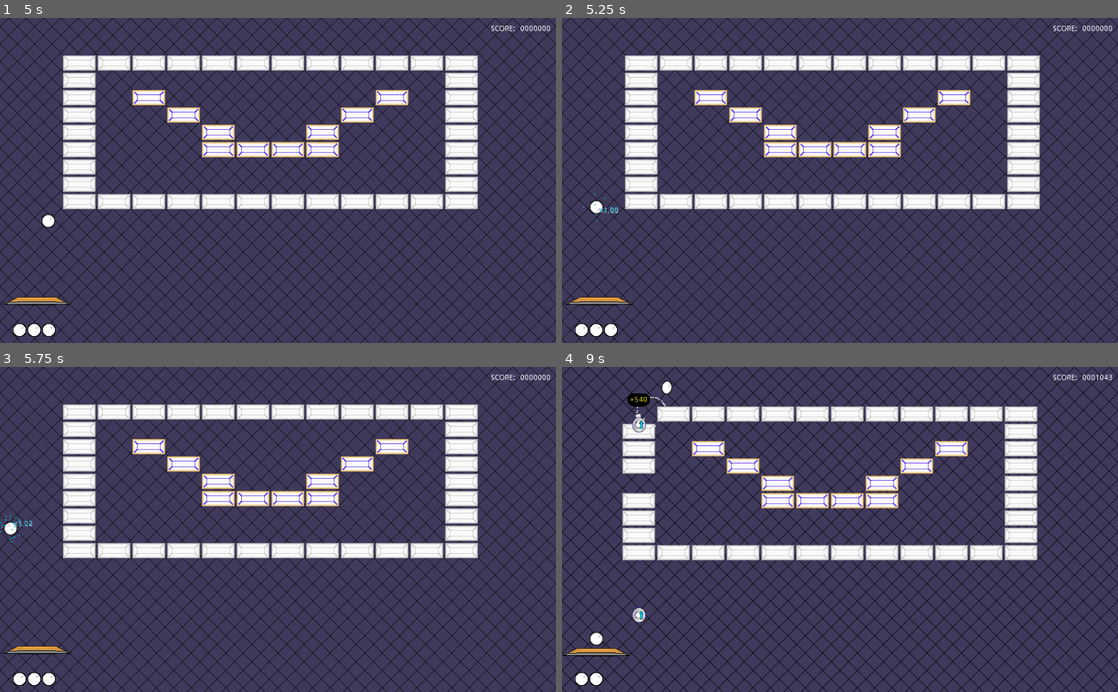
Above: before the commit, frames 1-4 (two rows, left to right).
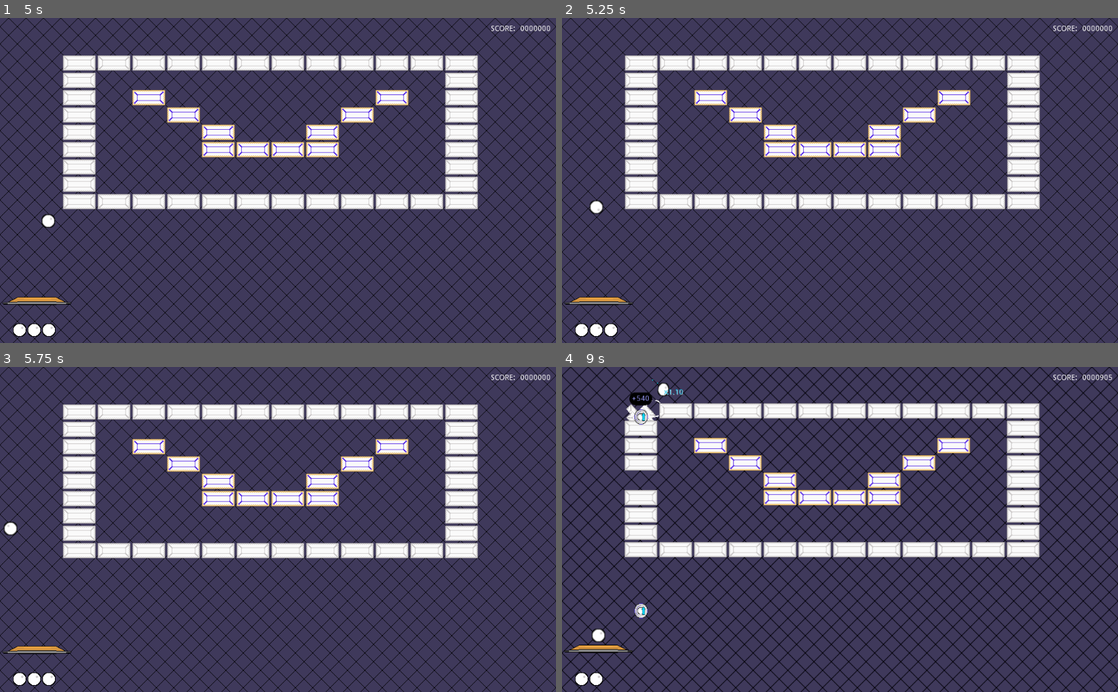
Above: after the commit, the same moments.

Repository: Anatolij-Grigorjev/Breakout4Godot
Game: Godot game, scene res://BreakoutGame.tscn
Two runs of this game, one before a commit and one after it. Both use one fixed random seed, a clock stepped at 60 frames per second and the inputs below.
Inputs (mouse positions are in pixels of both pictures, inside the frame that each line leads up to):
- Up to frame 1 (5 s): tap Enter (ui_accept) at 0.5, 0.77, 2, 3.5, 3.77 s; move the mouse to (250, 245) at 0.52 s; hold Up (paddle_ball_speedup) 0.53-1.25 s; tap Space (paddle_launch_ball) at 0.6, 3.6 s; click (250, 245) at 0.67 s; drag from (444, 229) to (250, 245) at 1.27 s; move the mouse to (111, 131) at 2.02 s; hold Left (paddle_left) 2.03-2.75 s; tap Alt at 2.1 s; drag from (305, 180) to (111, 131) at 2.77 s; move the mouse to (194, 99) at 3.52 s; hold Left (paddle_left) 3.53-4.25 s; drag from (400, 164) to (194, 99) at 4.27 s
- Up to frame 2 (5.25 s): move the mouse to (728, 196) at 5.02 s; hold Up (paddle_ball_speedup) from 5.03 s (still down); tap Alt at 5.1 s; click (728, 196) at 5.17 s
- Up to frame 3 (5.75 s): keep holding Up (paddle_ball_speedup)
- Up to frame 4 (9 s): release Up (paddle_ball_speedup) at 5.75 s; drag from (895, 458) to (728, 545) at 5.77 s; move the mouse to (812, 594) at 6.52 s; hold Right (paddle_right) 6.53-7.25 s; tap Space (paddle_launch_ball) at 6.6 s; tap Enter (ui_accept) at 6.77 s; drag from (1006, 578) to (639, 519) at 7.27 s; move the mouse to (673, 480) at 8.02 s; hold Left (paddle_left) 8.03-8.75 s; tap Alt at 8.1 s; drag from (867, 529) to (673, 480) at 8.77 s

Frame 1 is identical in both runs. In frame 2, less than 0.1% of the frame differs, in the area x 3-11%, y 53-63%; in frame 3, less than 0.1%; in frame 4, 11%, in the area x 0-99%, y 2-90%.

Commit message:
remove continuous glow effects and move

Diff:
--- a/game/BreakoutGame.gd
+++ b/game/BreakoutGame.gd
@@ -47,9 +47,6 @@
 	bricks.connect("map_cleared", self, "_on_bricksmap_cleared")
 	ballLossArea.connect("ball_fell", self, "_on_ball_fallen")
 
-	paddle.connect("ball_speedup_requested", self, "_on_paddle_ball_speedup_requested")
-	paddle.connect("ball_speedup_started", self, "_on_paddle_ball_speedup_started")
-	paddle.connect("ball_speedup_ended", self, "_on_paddle_ball_speedup_ended")
 	paddle.connect("request_launch_ball", self, "_on_paddle_new_ball_requested")
 
 	var dropConfigPoints = ScenePowerupConfig.new(PowerupPointsScn, self, "_should_points_drop")
@@ -146,35 +143,6 @@
 		bg.do_pulse(ball.currentSpeedupCoef())
 
 
-func _on_paddle_ball_speedup_requested():
-
-	var active_balls = _get_active_balls()
-
-	for ball in active_balls:
-		if ball.is_at_max_speed() or paddle.ballRef == ball:
-			ball.stop_glowing()
-			continue
-		ball.speedup_ball_by_amount(ball.speed_additive_for_coef(1.01))
-
-
-func _on_paddle_ball_speedup_started():
-
-	var active_balls = _get_active_balls()
-
-	for ball in active_balls:
-		if ball.is_at_max_speed() or paddle.ballRef == ball:
-			continue
-		ball.glow()
-
-
-func _on_paddle_ball_speedup_ended():
-
-	var active_balls = _get_active_balls()
-
-	for ball in active_balls:
-		ball.stop_glowing()
-
-
 
 func _on_brick_damaged(tile_idx: Vector2, old_type: int, new_type: int):
 	print("brick at %s changed type: %s -> %s" % [tile_idx, old_type, new_type])
@@ -234,7 +202,7 @@
 
 	_add_flashing_text_above_paddle(paddle.global_position - Vector2(-50, 15), "+x%s" % speedup_coef)
 	for ball in _get_active_balls():
-		ball.glow_once()
+		ball.glow_blue()
 		ball.speedup_ball_by_amount(ball.speed_additive_for_coef(speedup_coef))
 
 
@@ -245,7 +213,7 @@
 
 	_add_flashing_text_above_paddle(paddle.global_position - Vector2(-50, 15), "-x%s" % slowdown_coef)
 	for ball in _get_active_balls():
-		ball.glow_once_red()
+		ball.glow_red()
 		ball.speedup_ball_by_amount(-ball.speed_additive_for_coef(slowdown_coef))
 
 
--- a/game/ball/Ball.gd
+++ b/game/ball/Ball.gd
@@ -25,6 +25,7 @@
 var currentSpeed setget _set_current_speed_and_broadcast
 var currentSpinRadians
 var colliderSize: Vector2
+
 
 func _ready():
 	reset_speed()
@@ -71,39 +72,28 @@
 	_handle_potential_collision(collision)
 
 
-func glow():
-	glow_anim.play("glow_blue")
-	$CPUParticles2D.emitting = true
-	coef_label.visible = true
-	coef_label.get_node("AnimationPlayer").play("raising")
-
-
-func glow_once():
-	glow()
-	yield(get_tree().create_timer(coef_label.get_node("AnimationPlayer").get_animation("raising").length), "timeout")
-	stop_glowing()
+func glow_blue():
+	_glow_with_particles_and_label("glow_blue", $CPUParticles2DBlue, "raising")
 
 
 func glow_red():
-	glow_anim.play("glow_red")
-	$CPUParticles2DRed.emitting = true
-	coef_label.visible = true
-	coef_label.get_node("AnimationPlayer").play("lowering")
+	_glow_with_particles_and_label("glow_red", $CPUParticles2DRed, "lowering")
 
 
-func glow_once_red():
-	glow_red()
-	yield(get_tree().create_timer(coef_label.get_node("AnimationPlayer").get_animation("lowering").length), "timeout")
-	stop_glowing()
+func _glow_with_particles_and_label(glow_anim_name, particles_node, label_anim_name):
+	glow_anim.play(glow_anim_name)
+	particles_node.emitting = true
+	coef_label.visible = true
+	coef_label.get_node("AnimationPlayer").play(label_anim_name)
 
 
-func stop_glowing():
+
+## called by animation track to end glowing
+func _stop_glowing():
 	glow_anim.stop()
-	$CPUParticles2D.emitting = false
+	$CPUParticles2DBlue.emitting = false
 	$CPUParticles2DRed.emitting = false
 	$Sprite/GlowFX.material.set_shader_param("outline_width", 0.0)
-	coef_label.get_node("AnimationPlayer").stop()
-	yield(get_tree().create_timer(1.0), "timeout")
 	coef_label.visible = false
 
 
@@ -131,6 +121,7 @@
 		hit_ball_sparks.fireNextParticleSystem(collision.position)
 
 	if collision.collider.is_in_group("bricks"):
+		glow_blue()
 		speedup_ball()
 		anim.play("hit-squish")
 		var tilemap: BricksMap = collision.collider as BricksMap
--- a/game/ball/Ball.tscn
+++ b/game/ball/Ball.tscn
@@ -221,7 +221,7 @@
 
 [sub_resource type="Animation" id=14]
 resource_name = "lowering"
-loop = true
+length = 0.7
 tracks/0/type = "value"
 tracks/0/path = NodePath(".:rect_position")
 tracks/0/interp = 1
@@ -229,7 +229,7 @@
 tracks/0/imported = false
 tracks/0/enabled = true
 tracks/0/keys = {
-"times": PoolRealArray( 0, 1 ),
+"times": PoolRealArray( 0, 0.5 ),
 "transitions": PoolRealArray( 1, 1 ),
 "update": 0,
 "values": [ Vector2( 0, -25 ), Vector2( 0, 5 ) ]
@@ -258,10 +258,24 @@
 "update": 0,
 "values": [ Color( 1, 1, 1, 1 ) ]
 }
+tracks/3/type = "method"
+tracks/3/path = NodePath("..")
+tracks/3/interp = 1
+tracks/3/loop_wrap = true
+tracks/3/imported = false
+tracks/3/enabled = true
+tracks/3/keys = {
+"times": PoolRealArray( 0.7 ),
+"transitions": PoolRealArray( 1 ),
+"values": [ {
+"args": [  ],
+"method": "_stop_glowing"
+} ]
+}
 
 [sub_resource type="Animation" id=12]
 resource_name = "raising"
-loop = true
+length = 0.7
 tracks/0/type = "value"
 tracks/0/path = NodePath(".:rect_position")
 tracks/0/interp = 1
@@ -269,7 +283,7 @@
 tracks/0/imported = false
 tracks/0/enabled = true
 tracks/0/keys = {
-"times": PoolRealArray( 0, 1 ),
+"times": PoolRealArray( 0, 0.5 ),
 "transitions": PoolRealArray( 1, 1 ),
 "update": 0,
 "values": [ Vector2( 0, 5 ), Vector2( 0, -25 ) ]
@@ -298,6 +312,20 @@
 "update": 0,
 "values": [ Color( 1, 1, 1, 1 ) ]
 }
+tracks/3/type = "method"
+tracks/3/path = NodePath("..")
+tracks/3/interp = 1
+tracks/3/loop_wrap = true
+tracks/3/imported = false
+tracks/3/enabled = true
+tracks/3/keys = {
+"times": PoolRealArray( 0.7 ),
+"transitions": PoolRealArray( 1 ),
+"values": [ {
+"args": [  ],
+"method": "_stop_glowing"
+} ]
+}
 
 [sub_resource type="Animation" id=16]
 length = 0.001
@@ -398,7 +426,7 @@
 material = SubResource( 6 )
 texture = ExtResource( 1 )
 
-[node name="CPUParticles2D" type="CPUParticles2D" parent="."]
+[node name="CPUParticles2DBlue" type="CPUParticles2D" parent="."]
 emitting = false
 amount = 25
 lifetime = 0.75
--- a/game/paddle/Paddle.gd
+++ b/game/paddle/Paddle.gd
@@ -27,7 +27,6 @@
 onready var paddle_hit_sparks = $PaddleHitSparks
 onready var tween: Tween = $Tween
 onready var ballPosition: Position2D = $BallPosition
-onready var cooldownTimer: Timer = $Timer
 onready var leftBumperEndPos: Position2D = $LeftBumperEnd
 onready var rightBumperStartPos: Position2D = $RightBumperStart
 
@@ -47,8 +46,6 @@
 func _ready():
 
 	sprite_material = $Sprite.material
-	cooldownTimer.wait_time = ball_speedup_cooldown
-	cooldownTimer.connect("timeout", self, "_on_speedup_cooldown_done")
 	tween.connect("tween_all_completed", self, "_ball_bounce_done")
 
 
@@ -69,15 +66,13 @@
 		direction.x = -1
 	if input_enabled and Input.is_action_pressed("paddle_right"):
 		direction.x = 1
+
 	if input_enabled and Input.is_action_just_released("paddle_launch_ball"):
 		if ball_attached:
 			_launch_ball()
 		else:
 			emit_signal("request_launch_ball")
-	if input_enabled and Input.is_action_pressed("paddle_ball_speedup"):
-		_ensure_speedup_cooldown_active()
-	else:
-		_stop_speedup_cooldown()
+
 	if input_enabled and Input.is_action_just_pressed("paddle_shift"):
 		_shift_paddle_in_direction(direction)
 
@@ -132,28 +127,6 @@
 	instance.global_position = global_position
 
 
-
-func _ensure_speedup_cooldown_active():
-	if cooldownTimer.is_stopped():
-		cooldownTimer.start()
-		$AnimationPlayer.play("glow")
-		$Sprite/GlowFX.show_behind_parent = false
-		emit_signal("ball_speedup_started")
-
-
-func _stop_speedup_cooldown():
-	if not cooldownTimer.is_stopped():
-		cooldownTimer.stop()
-		$AnimationPlayer.stop()
-		$Sprite/GlowFX.material.set_shader_param("outline_width", 0.0)
-		$Sprite/GlowFX.show_behind_parent = true
-		emit_signal("ball_speedup_ended")
-
-
-func _on_speedup_cooldown_done():
-	emit_signal("ball_speedup_requested")
-
-
 func _clamp_ball_on_paddle():
 	ballRef.stop()
 	ballRef.position = ballPosition.position
@@ -180,8 +153,6 @@
 		ballRef.reset_speed()
 		ballRef.global_position = Vector2(global_position.x, global_position.y - ballRef.colliderSize.y - ball_drop_margin)
 		ballRef.enable_paddle_collisions()
-		if not cooldownTimer.is_stopped():
-			ballRef.glow()
 		ballRef = null
 
 
--- a/game/paddle/Paddle.tscn
+++ b/game/paddle/Paddle.tscn
@@ -43,9 +43,7 @@
 }
 
 [sub_resource type="Animation" id=6]
-resource_name = "glow"
-length = 1.6
-loop = true
+resource_name = "glow_blue"
 tracks/0/type = "value"
 tracks/0/path = NodePath("Sprite/GlowFX:material:shader_param/outline_width")
 tracks/0/interp = 1
@@ -53,7 +51,7 @@
 tracks/0/imported = false
 tracks/0/enabled = true
 tracks/0/keys = {
-"times": PoolRealArray( 0, 1, 1.6 ),
+"times": PoolRealArray( 0, 0.4, 1 ),
 "transitions": PoolRealArray( 0.535887, 1, 1 ),
 "update": 0,
 "values": [ 0.0, 2.5, 0.1 ]
@@ -72,7 +70,7 @@
 }
 
 [sub_resource type="Animation" id=8]
-resource_name = "glow_once"
+resource_name = "glow_red"
 tracks/0/type = "value"
 tracks/0/path = NodePath("Sprite/GlowFX:material:shader_param/outline_width")
 tracks/0/interp = 1
@@ -123,12 +121,10 @@
 
 [node name="PaddleHitSparks" parent="." instance=ExtResource( 3 )]
 
-[node name="Timer" type="Timer" parent="."]
-
 [node name="AnimationPlayer" type="AnimationPlayer" parent="."]
 anims/RESET = SubResource( 7 )
-anims/glow = SubResource( 6 )
-anims/glow_once = SubResource( 8 )
+anims/glow_blue = SubResource( 6 )
+anims/glow_red = SubResource( 8 )
 
 [node name="LeftBumperEnd" type="Position2D" parent="."]
 position = Vector2( -36, -7 )
